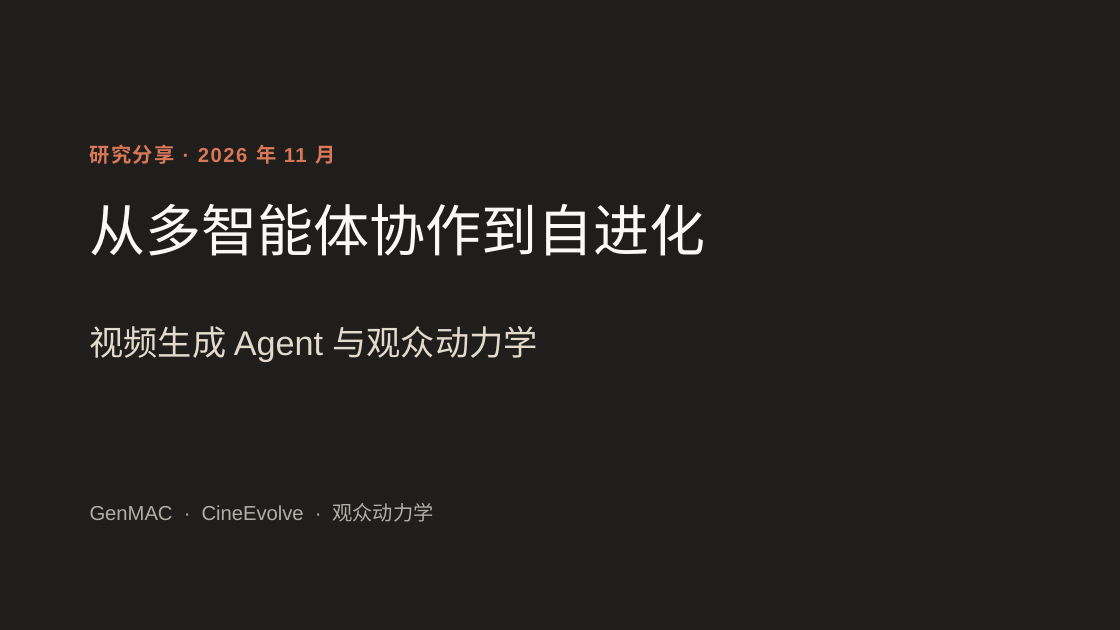
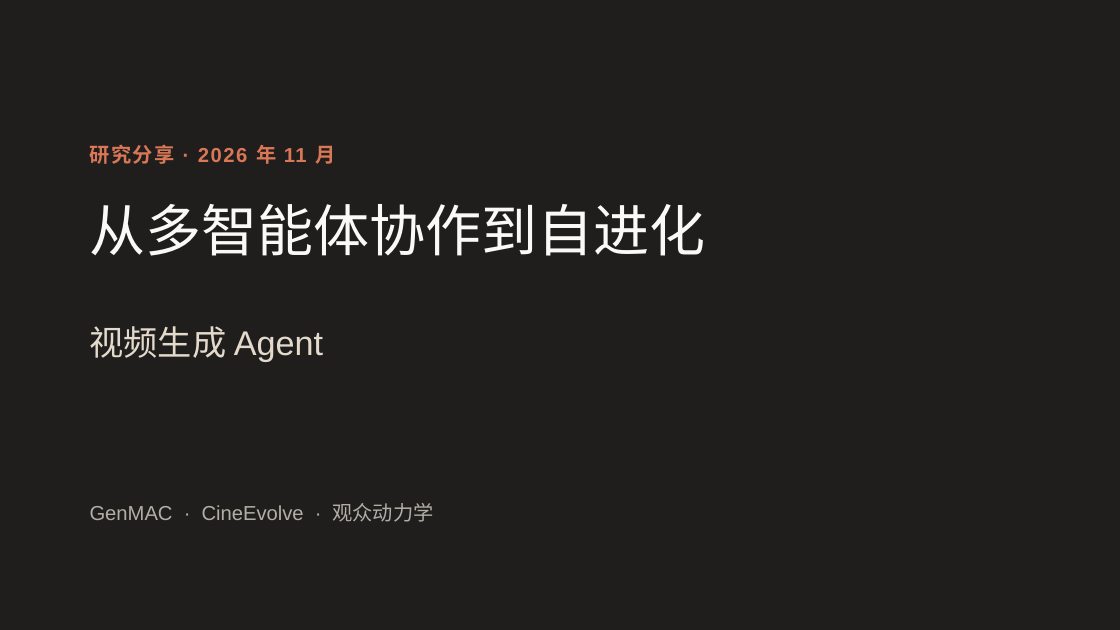
Before and after one commit to irving-2222/ICML, a slide deck: slide 1 of talk/研究分享_从多智能体协作到自进化.pptx. Drawn at 1120x630 pixels with LibreOffice and Linux fonts; fonts in the diff are those of the drawing. Boxes give left, top, right and bottom in pixels: in the first picture for what was removed or moved away, otherwise in the second. Text is boxed around its words. In the diff, an @@ line names an element or a change of style, - is before the commit and + after.

```diff
--- a/talk/研究分享_从多智能体协作到自进化.pptx
+++ b/talk/研究分享_从多智能体协作到自进化.pptx
@@ text at (x1=90, y1=326, x2=323, y2=361): text changed @@
-视频生成 Agent 与观众动力学
+视频生成 Agent
```
Also in this commit, not shown: 5 other slides changed, 3 slides added, 4 slides removed, 1 other file.
